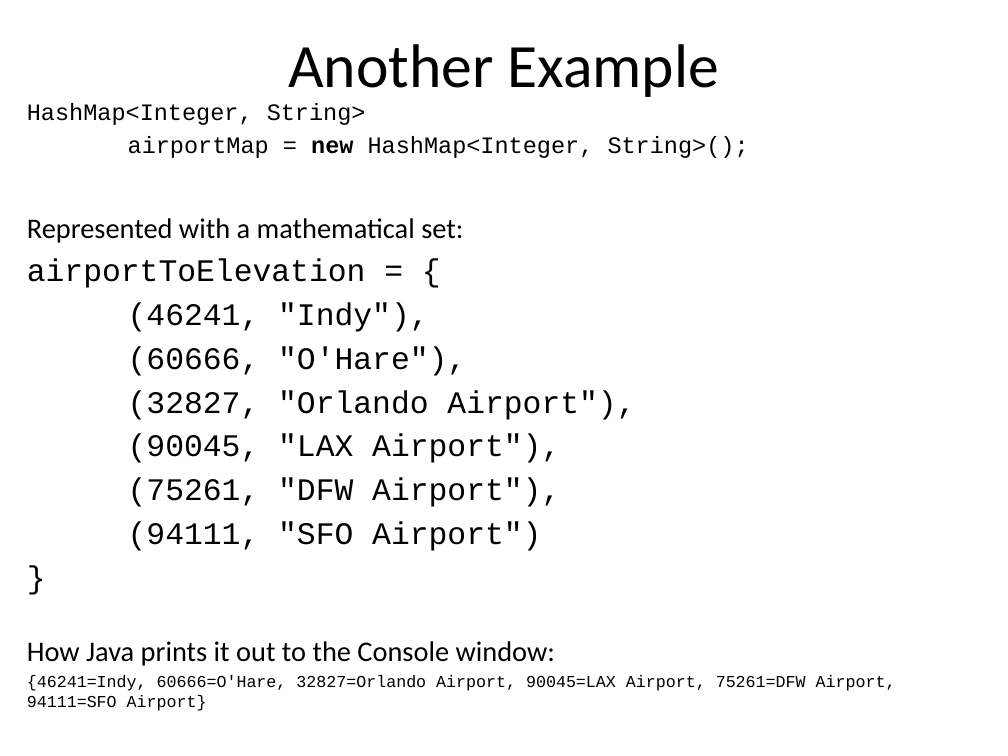
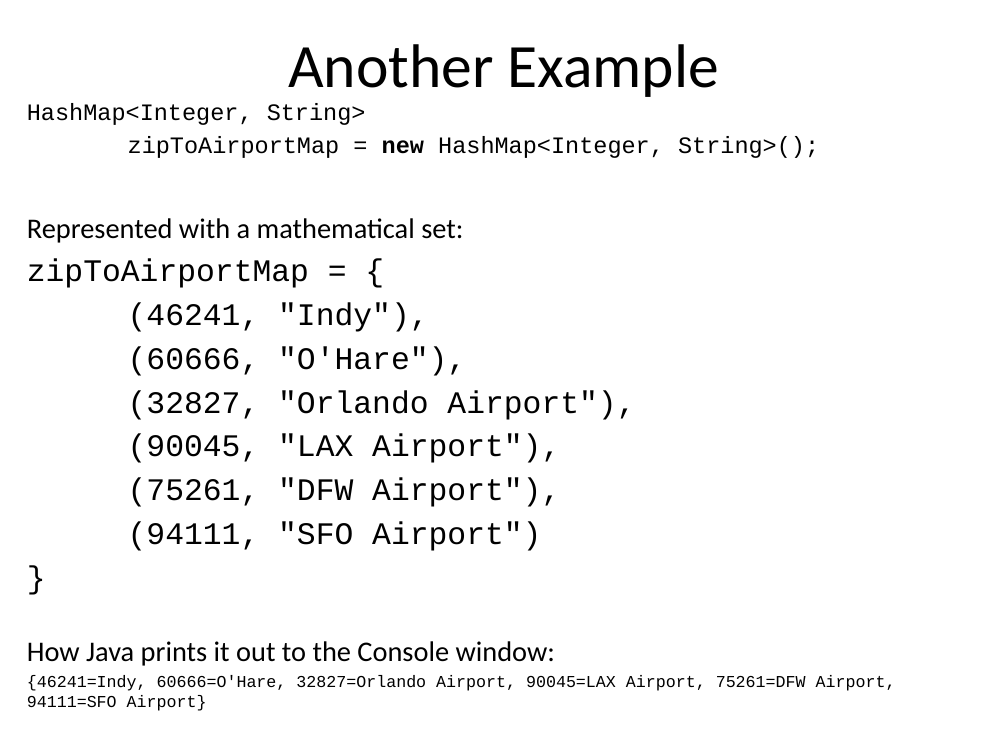
Before and after one commit to RHIT-CSSE/csse220, a slide deck: slide 50 of ClassMaterials/2DArraysAndMaps/Slides/2D Arrays and Maps.pptx. Drawn at 1008x756 pixels with LibreOffice and Linux fonts; fonts in the diff are those of the drawing. Boxes give left, top, right and bottom in pixels: in the first picture for what was removed or moved away, otherwise in the second. Text is boxed around its words. In the diff, an @@ line names an element or a change of style, - is before the commit and + after.

```diff
--- a/ClassMaterials/2DArraysAndMaps/Slides/2D Arrays and Maps.pptx
+++ b/ClassMaterials/2DArraysAndMaps/Slides/2D Arrays and Maps.pptx
@@ text at box(128, 136, 819, 158): text changed @@
-airportMap = new HashMap<Integer, String>();
+zipToAirportMap = new HashMap<Integer, String>();
@@ text at box(27, 258, 309, 288): text changed @@
-airportToElevation = {
+zipToAirportMap = {
```
Also in this commit, not shown: 3 other slides changed, 8 slides added, 4 slides removed.
